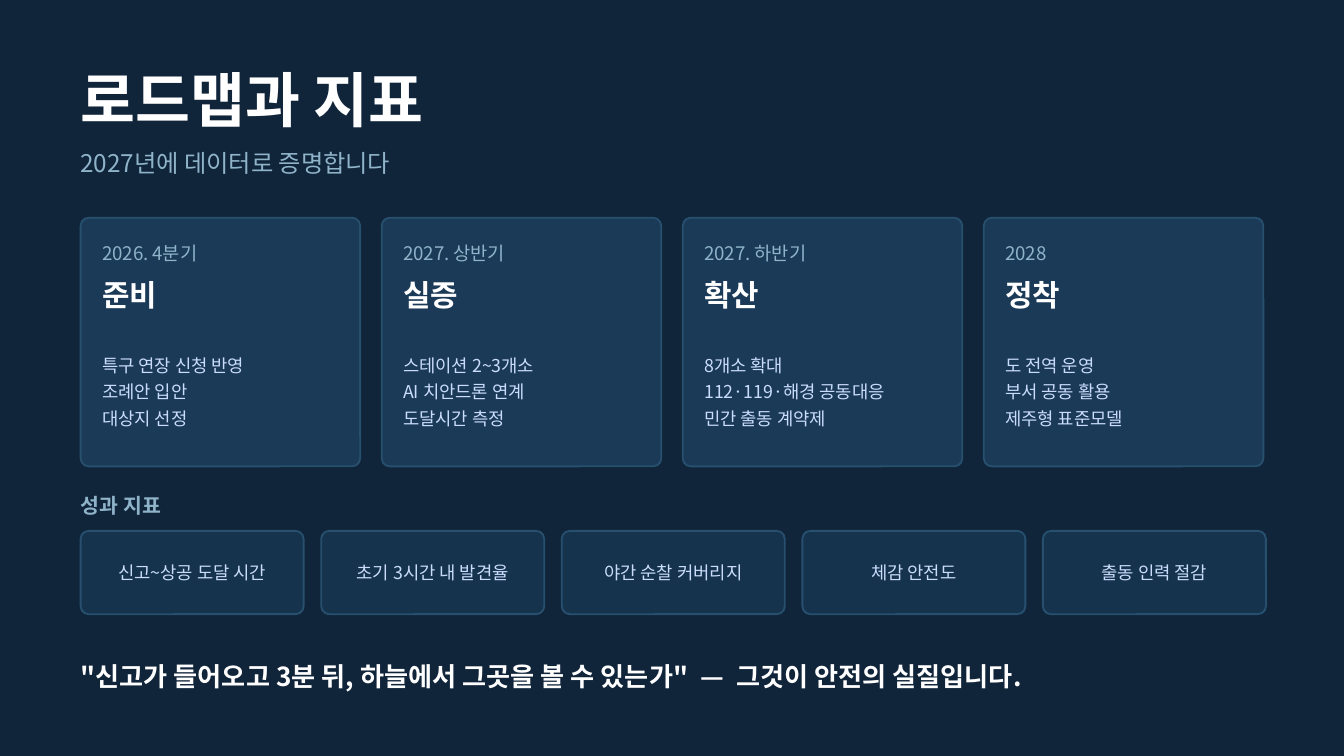
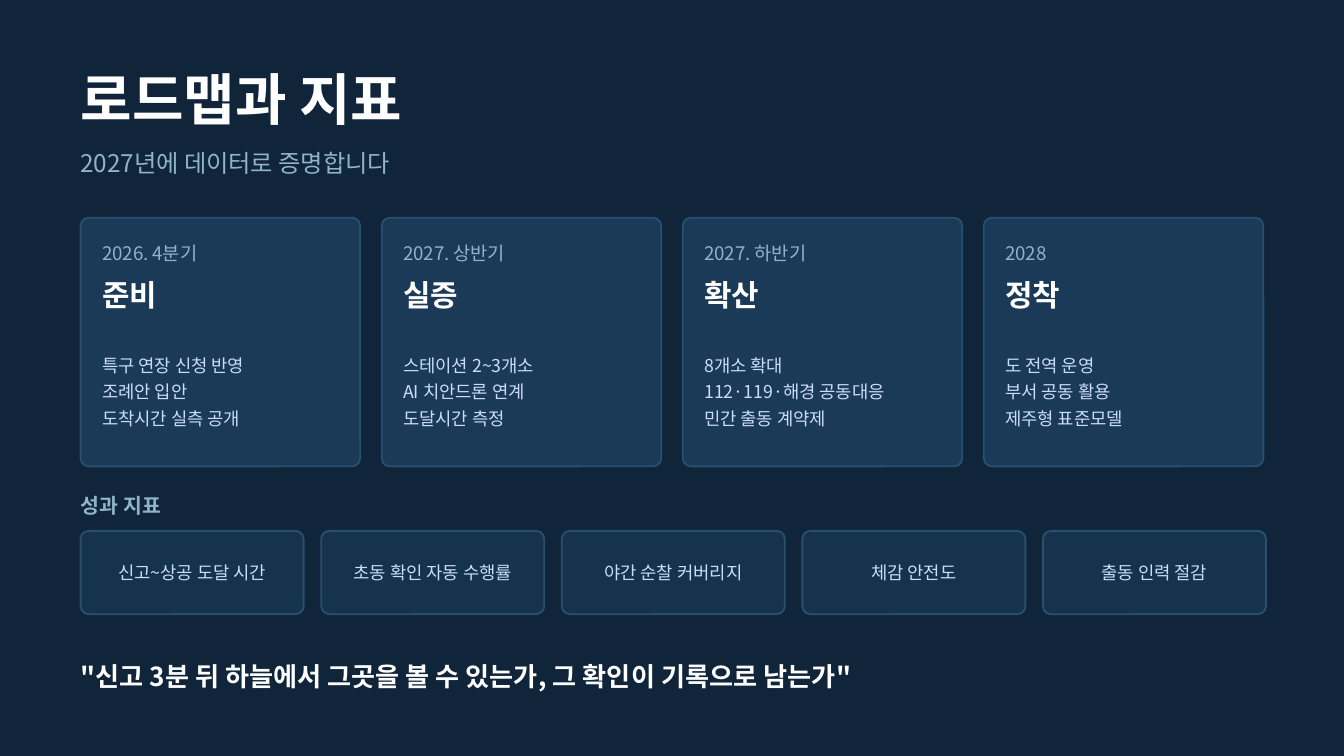
Before and after one commit to one497/Hank, a slide deck: slide 13 of docs/jeju-safety/제주드론치안_발제초안.pptx (slide 12 before the commit). Drawn at 1344x756 pixels with LibreOffice and Linux fonts; fonts in the diff are those of the drawing. Boxes give left, top, right and bottom in pixels: in the first picture for what was removed or moved away, otherwise in the second. Text is boxed around its words. In the diff, an @@ line names an element or a change of style, - is before the commit and + after.

```diff
--- a/docs/jeju-safety/제주드론치안_발제초안.pptx
+++ b/docs/jeju-safety/제주드론치안_발제초안.pptx
@@ text "로드맵과 지표" at (81, 73, 402, 125): size 32 to 30 pt @@
@@ text at (102, 410, 241, 427): text changed @@
-대상지 선정
+도착시간 실측 공개
@@ text at (354, 564, 512, 581): text changed @@
-초기 3시간 내 발견율
+초동 확인 자동 수행률
@@ text at (81, 664, 851, 692): text changed @@
-"신고가 들어오고 3분 뒤, 하늘에서 그곳을 볼 수 있는가" — 그것이 안전의 실질입니다.
+"신고 3분 뒤 하늘에서 그곳을 볼 수 있는가, 그 확인이 기록으로 남는가"
```
Also in this commit, not shown: 6 other slides changed, 4 slides added, 3 slides removed, 9 other files.
